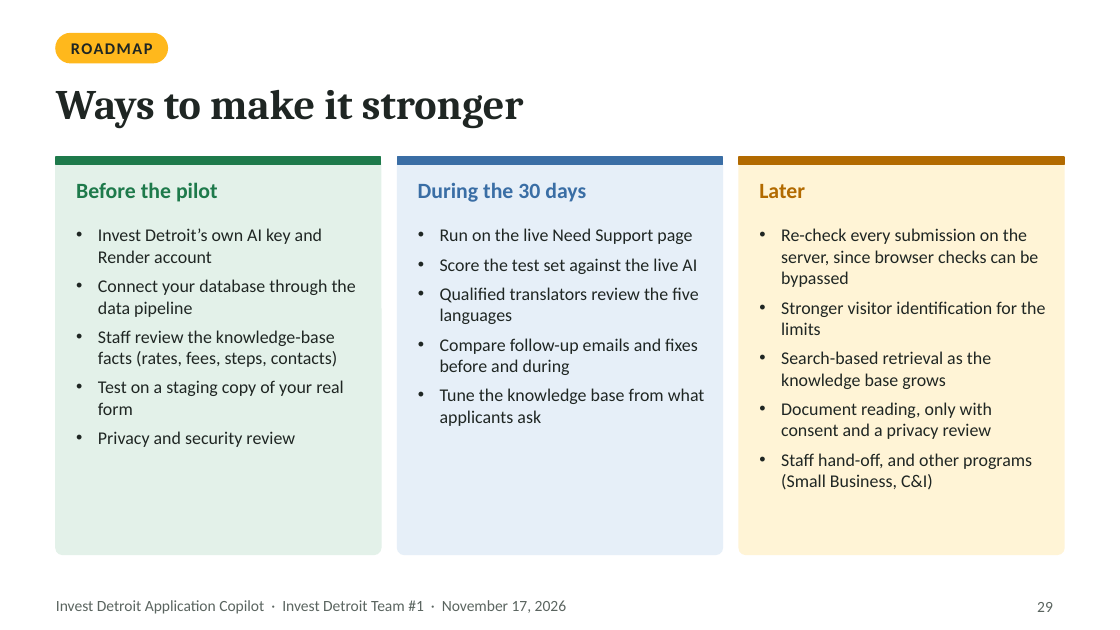
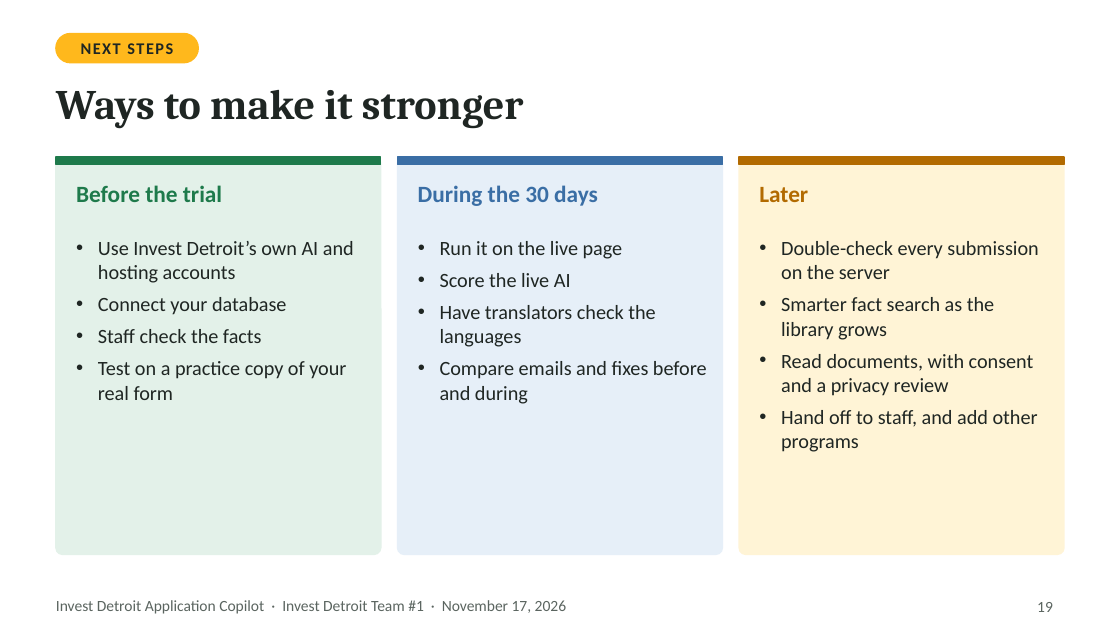
Before and after one commit to Ross-Business-Tech/Invest-Detroit-Project-1, a slide deck: slide 19 of docs/slides/Invest-Detroit-Copilot-Final-Presentation.pptx (slide 29 before the commit). Drawn at 1120x630 pixels with LibreOffice and Linux fonts; fonts in the diff are those of the drawing. Boxes give left, top, right and bottom in pixels: in the first picture for what was removed or moved away, otherwise in the second. Text is boxed around its words. In the diff, an @@ line names an element or a change of style, - is before the commit and + after.

```diff
--- a/docs/slides/Invest-Detroit-Copilot-Final-Presentation.pptx
+++ b/docs/slides/Invest-Detroit-Copilot-Final-Presentation.pptx
@@ rounded rectangle: place and size @@
-rounded rectangle at <box>56,34,167,63</box>
+rounded rectangle at <box>56,34,198,63</box>
@@ text at <box>81,43,173,54</box>: text changed @@
-ROADMAP
+NEXT STEPS
@@ text "During the 30 days" at <box>418,185,598,206</box>: size 14 to 15 pt @@
@@ text "Later" at <box>759,187,808,202</box>: size 14 to 15 pt @@
@@ text at <box>76,185,222,202</box>: text changed; size 14 to 15 pt @@
-Before the pilot
+Before the trial
@@ text at <box>98,241,354,400</box>: text changed; size 11.5 to 13 pt @@
-• Invest Detroit’s own AI key and Render account
-• Connect your database through the data pipeline
-• Staff review the knowledge-base facts (rates, fees, steps, contacts)
-• Test on a staging copy of your real form
-• Privacy and security review
+• Use Invest Detroit’s own AI and hosting accounts
+• Connect your database
+• Staff check the facts
+• Test on a practice copy of your real form
@@ text at <box>440,241,707,404</box>: text changed; size 11.5 to 13 pt @@
-• Run on the live Need Support page
-• Score the test set against the live AI
-• Qualified translators review the five languages
-• Compare follow-up emails and fixes before and during
-• Tune the knowledge base from what applicants ask
+• Run it on the live page
+• Score the live AI
+• Have translators check the languages
+• Compare emails and fixes before and during
@@ text at <box>781,241,1038,452</box>: text changed; size 11.5 to 13 pt @@
-• Re-check every submission on the server, since browser checks can be bypassed
-• Stronger visitor identification for the limits
-• Search-based retrieval as the knowledge base grows
-• Document reading, only with consent and a privacy review
-• Staff hand-off, and other programs (Small Business, C&I)
+• Double-check every submission on the server
+• Smarter fact search as the library grows
+• Read documents, with consent and a privacy review
+• Hand off to staff, and add other programs
@@ page number at <box>1037,602,1053,612</box>: text changed @@
-29
+19
```
Also in this commit, not shown: 16 other slides changed, 3 slides added, 14 slides removed, 5 other files.
